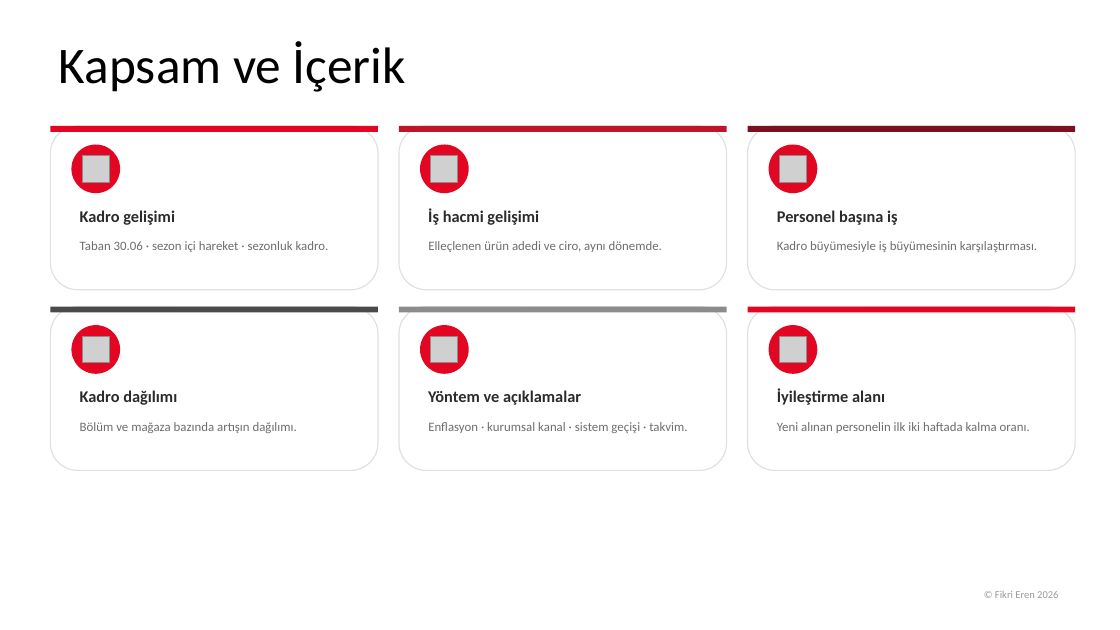
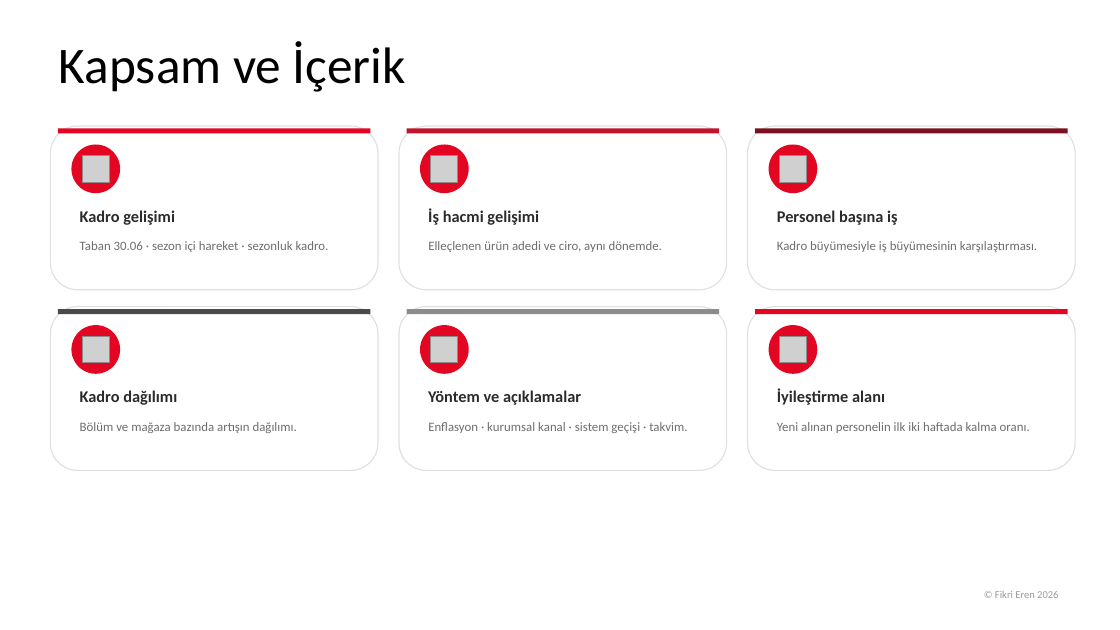
Before and after one commit to fikrierenn/pusula, a slide deck: slide 2 of briefings/sezon-kadro-20260902/sunum-kadro-sezon2026.pptx. Drawn at 1120x630 pixels with LibreOffice and Linux fonts; fonts in the diff are those of the drawing; grey boxes stand for pictures; background and template pictures are left out. Boxes give left, top, right and bottom in pixels: in the first picture for what was removed or moved away, otherwise in the second. Text is boxed around its words. In the diff, an @@ line names an element or a change of style, - is before the commit and + after.

```diff
--- a/briefings/sezon-kadro-20260902/sunum-kadro-sezon2026.pptx
+++ b/briefings/sezon-kadro-20260902/sunum-kadro-sezon2026.pptx
@@ rectangle: place and size @@
-rectangle at [50, 126, 378, 132]
+rectangle at [58, 129, 371, 134]
@@ rectangle: place and size @@
-rectangle at [399, 126, 727, 132]
+rectangle at [407, 129, 719, 134]
@@ rectangle: place and size @@
-rectangle at [748, 126, 1075, 132]
+rectangle at [755, 129, 1068, 134]
@@ rectangle: place and size @@
-rectangle at [50, 307, 378, 313]
+rectangle at [58, 309, 371, 314]
@@ rectangle: place and size @@
-rectangle at [399, 307, 727, 313]
+rectangle at [407, 309, 719, 314]
@@ rectangle: place and size @@
-rectangle at [748, 307, 1075, 313]
+rectangle at [755, 309, 1068, 314]
```
Also in this commit, not shown: 10 other slides changed, 1 other file.
